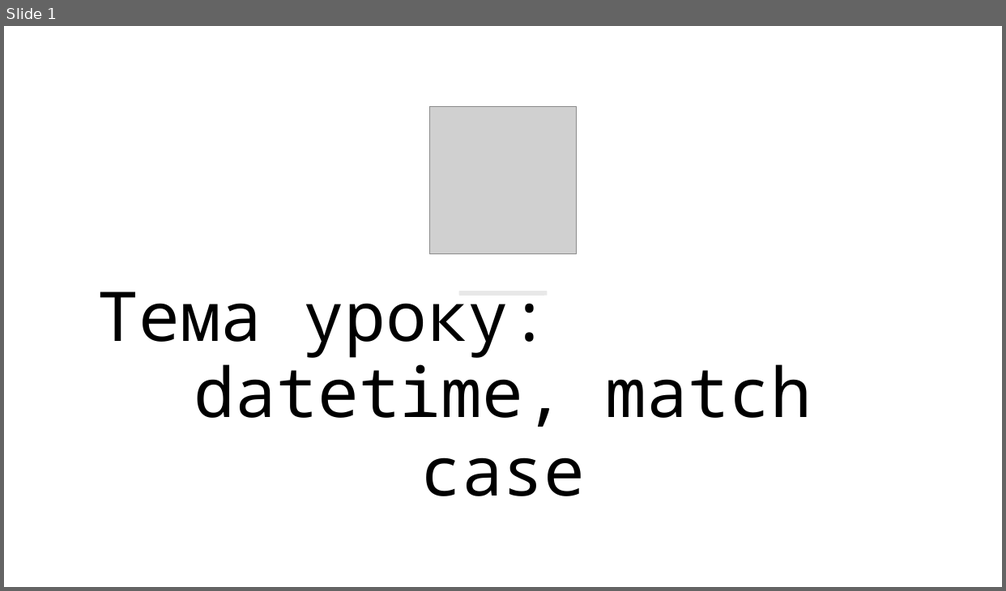
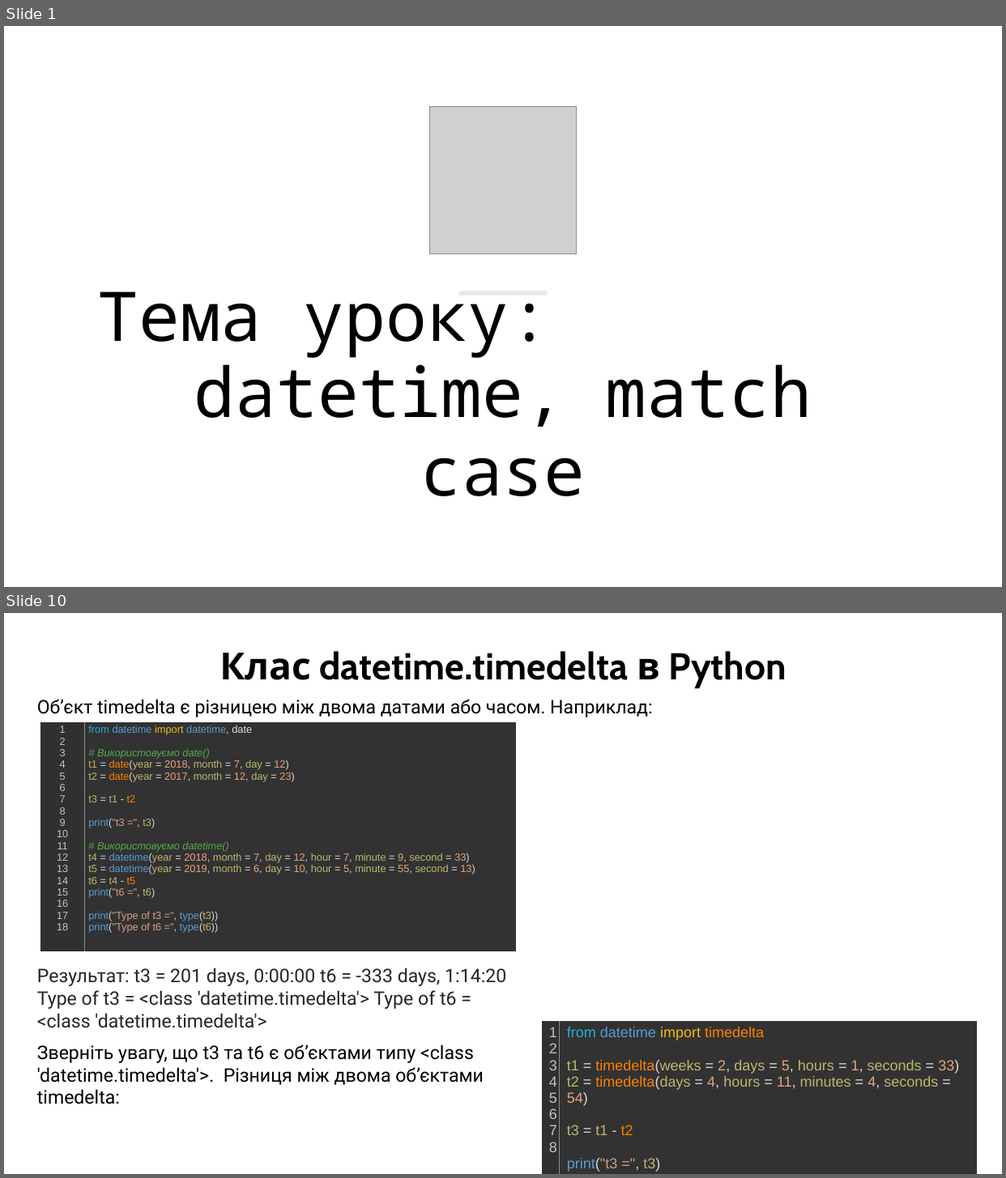
Before and after one commit to arg3ntuum/PythonCourse, a slide deck: Python Урок 22 datetime, match case.pptx. Shown one above the other, each under a label of ours: slide 1 before the commit, slides 1 and 10 after it; the slides between them are not shown. The pictures are 1006x591 and 1006x1178 pixels, drawn with LibreOffice and Linux fonts; fonts in the diff are those of the drawing; grey boxes stand for pictures. Boxes give left, top, right and bottom in pixels: in the first picture for what was removed or moved away, otherwise in the second. Text is boxed around its words. In the diff, an @@ line names an element or a change of style, - is before the commit and + after.

```diff
--- a/Python Урок 22 datetime, match case.pptx
+++ b/Python Урок 22 datetime, match case.pptx
@@ slide 10 added at [4, 613, 1002, 1174], background #FFFFFF @@
@@ text added at [219, 651, 786, 688], 36 pt, text #000000, bold @@
+Клас datetime.timedelta в Python
@@ text added at [37, 699, 653, 717], 18 pt, text #000000 @@
+Об’єкт timedelta є різницею між двома датами або часом. Наприклад:
@@ table added at [40, 722, 516, 952], 1 rows, 2 columns @@
+1 / 2 / 3 / 4 / 5 / 6 / 7 / 8 / 9 / 10 / 11 / 12 / 13 / 14 / 15 / 16 / 17 / 18 | from datetime import datetime, date / # Використовуємо date() / t1 = date(year = 2018, month = 7, day = 12) / t2 = date(year = 2017, month = 12, day = 23) / t3 = t1 - t2 / print("t3 =", t3) / # Використовуємо datetime() / t4 = datetime(year = 2018, month = 7, day = 12, hour = 7, minute = 9, second = 33) / t5 = datetime(year = 2019, month = 6, day = 10, hour = 5, minute = 55, second = 13) / t6 = t4 - t5 / print("t6 =", t6) / print("Type of t3 =", type(t3)) / print("Type of t6 =", type(t6))
@@ text added at [37, 968, 506, 1029], 18 pt, text #252525 @@
+Результат: t3 = 201 days, 0:00:00 t6 = -333 days, 1:14:20 Type of t3 = <class 'datetime.timedelta'> Type of t6 = <class 'datetime.timedelta'>
@@ table added at [542, 1021, 977, 1174], 1 rows, 2 columns @@
+1 / 2 / 3 / 4 / 5 / 6 / 7 / 8 | from datetime import timedelta / t1 = timedelta(weeks = 2, days = 5, hours = 1, seconds = 33) / t2 = timedelta(days = 4, hours = 11, minutes = 4, seconds = 54) / t3 = t1 - t2 / print("t3 =", t3)
@@ text added at [37, 1045, 484, 1105], 18 pt, text #000000 @@
+Зверніть увагу, що t3 та t6 є об’єктами типу <class 'datetime.timedelta'>. Різниця між двома об’єктами timedelta:
```
Also in this commit, not shown: 26 other slides added.
